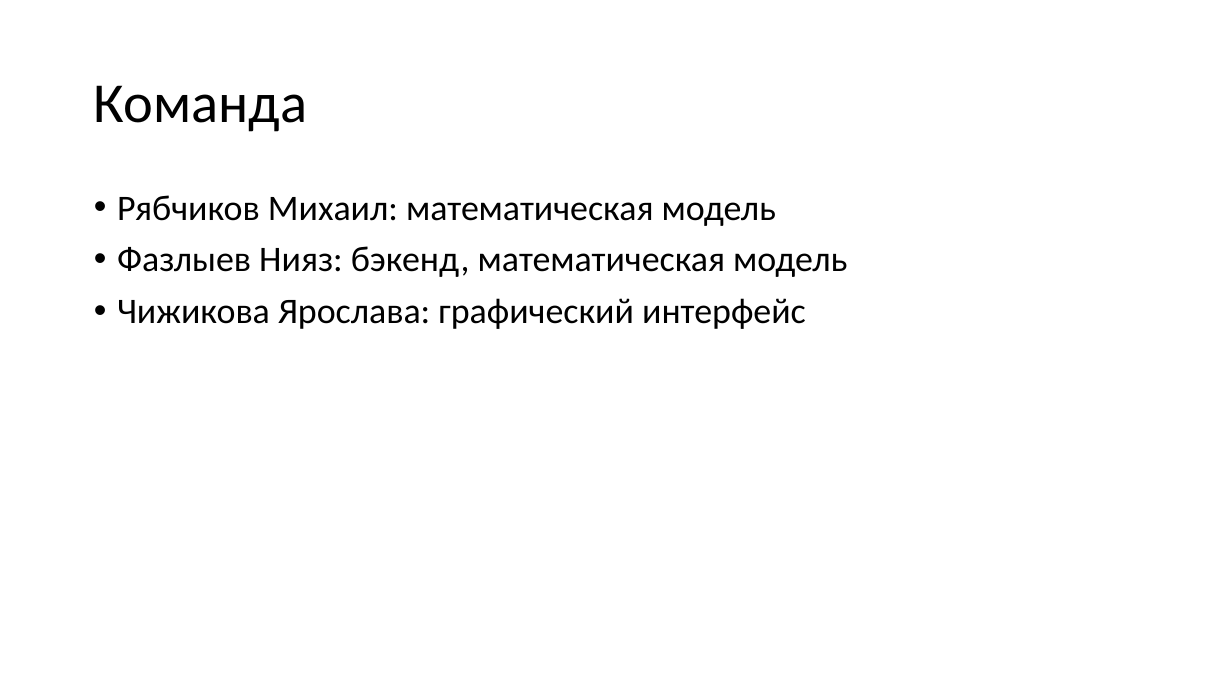
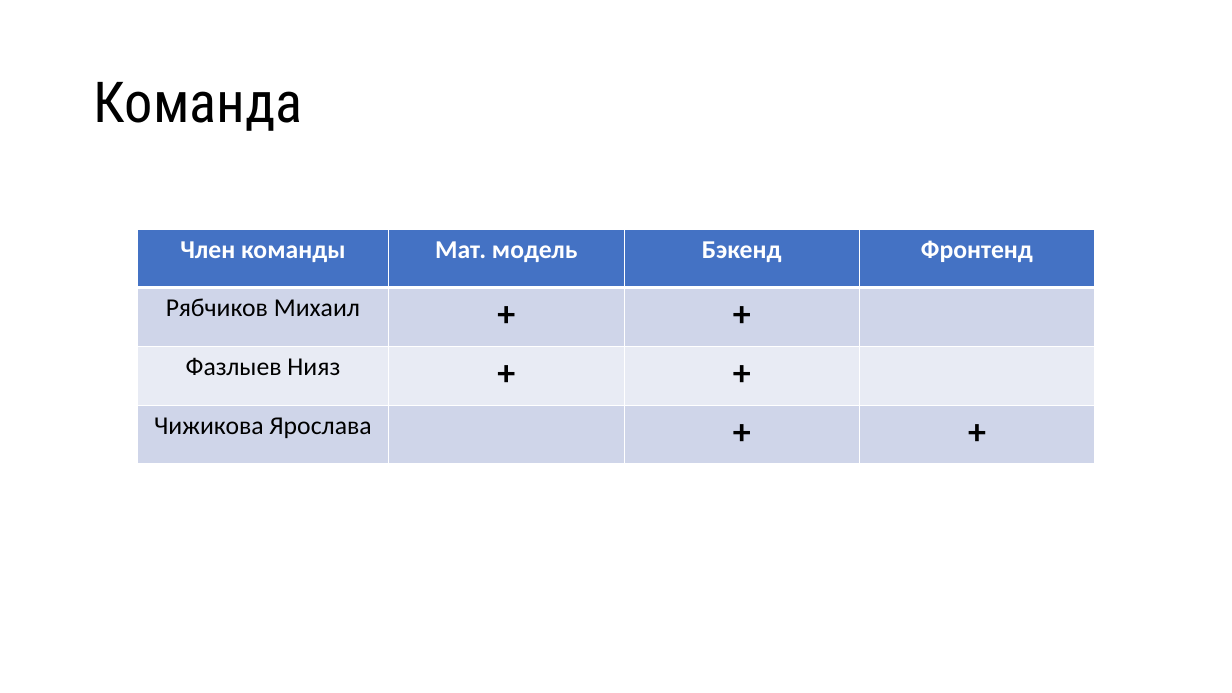
Before and after one commit to Lynech/the-reflected-signal-simulator, a slide deck: slide 3 of presentation.pptx. Drawn at 1232x693 pixels with LibreOffice and Linux fonts; fonts in the diff are those of the drawing. Boxes give left, top, right and bottom in pixels: in the first picture for what was removed or moved away, otherwise in the second. Text is boxed around its words. In the diff, an @@ line names an element or a change of style, - is before the commit and + after.

```diff
--- a/presentation.pptx
+++ b/presentation.pptx
@@ title "Команда" at [94,82,303,131]: font Calibri to Roboto Condensed @@
@@ text removed at [117,195,847,329] @@
-• Рябчиков Михаил: математическая модель
-• Фазлыев Нияз: бэкенд, математическая модель
-• Чижикова Ярослава: графический интерфейс
@@ table added at [138,229,1096,464], 4 rows, 4 columns @@
+Член команды | Мат. модель | Бэкенд | Фронтенд
+Рябчиков Михаил | + | + | 
+Фазлыев Нияз | + | + | 
+Чижикова Ярослава |  | + | +
```
Also in this commit, not shown: 14 other slides changed, 1 slide added, 1 other file.
